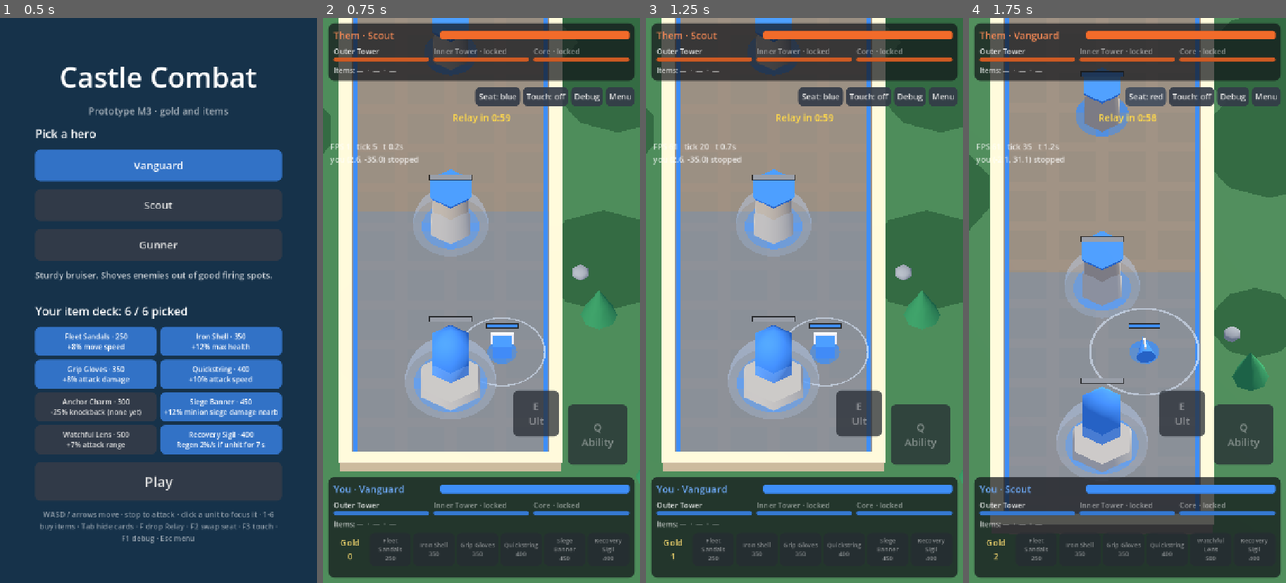
Above: before the commit, frames 1-4 (left to right).
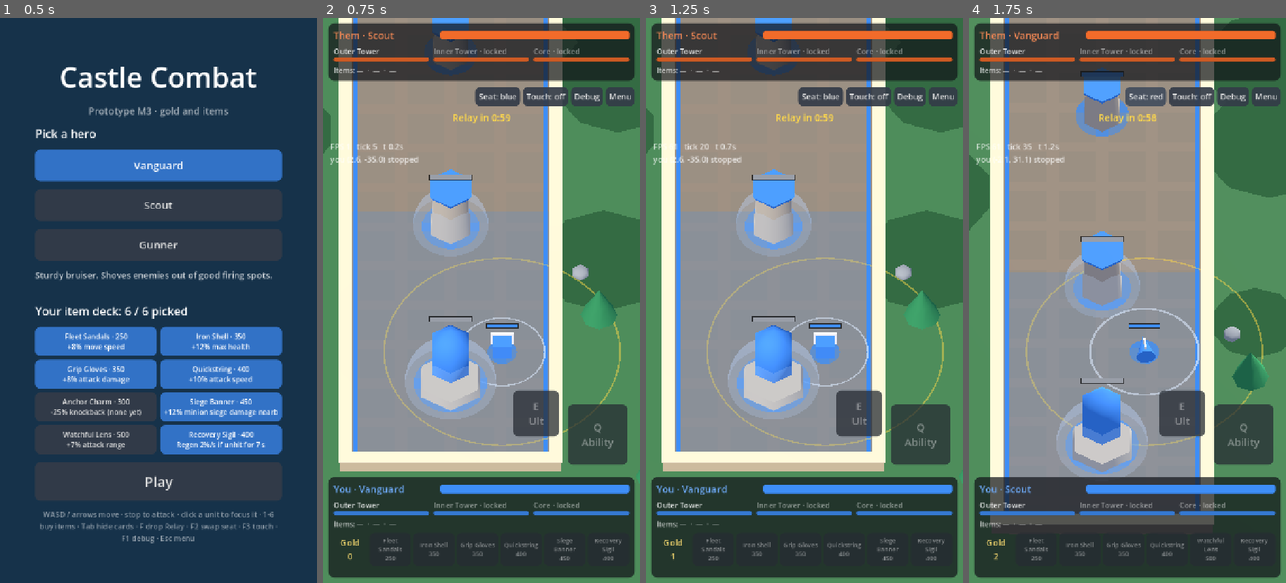
Above: after the commit, the same moments.

Repository: slimefromdq/castle-combat
Game: Godot game, scene res://scenes/main.tscn
Same seed, same stepped clock (60 frames per second), same inputs: the game is played once before the commit and once after it.
Inputs:
- Up to frame 1 (0.5 s): no input
- Up to frame 2 (0.75 s): click "Play" at 0.5 s
- Up to frame 3 (1.25 s): no input
- Up to frame 4 (1.75 s): click "Seat: blue" at 1.25 s

Frame 1 is identical in both runs. In frame 2, 0.5% of the frame differs, in the area x 19-94%, y 42-76%; in frame 3, 0.5%; in frame 4, 0.4%.

Commit message:
Minion gold for being nearby, not only last hits
Enemy minions dying within 6 m of your hero pay you their bounty whoever
killed them; a killing blow from farther away still pays. Faint gold circle
around your hero and +gold popups.

Co-Authored-By: Claude Opus 5.5 (1M context) <noreply@anthropic.com>
Claude-Session: https://claude.ai/code/session_016U3NDMcME21c1fhW6ggp5q

Diff:
--- a/data/match_config.tres
+++ b/data/match_config.tres
@@ -38,5 +38,6 @@
 passive_gold_per_second = 2.0
 starting_gold = 0.0
 hero_ko_gold = 50.0
+minion_gold_radius = 6.0
 deck_size = 6
 max_items = 3
--- a/src/data/match_config.gd
+++ b/src/data/match_config.gd
@@ -68,6 +68,9 @@
 @export var starting_gold := 0.0
 ## Paid to the opposing hero whenever a hero is knocked out, whoever landed the blow.
 @export var hero_ko_gold := 50.0
+## A dying enemy minion pays its bounty to your hero if you are this close to it (metres),
+## whoever killed it. Landing the killing blow from farther away still pays.
+@export var minion_gold_radius := 6.0
 ## Items in a pre-match deck, and how many of them a hero may own at once.
 @export var deck_size := 6
 @export var max_items := 3
--- a/src/sim/economy.gd
+++ b/src/sim/economy.gd
@@ -48,11 +48,18 @@
 	return true
 
 
-## Kill rewards: minion bounty to an enemy hero landing the last hit; knockout gold to
-## the opposing hero whoever finished the knockout.
+## Kill rewards. A minion's bounty goes to the enemy hero if it is within
+## minion_gold_radius of the minion (whoever killed it) or landed the killing blow.
+## Knockout gold goes to the opposing hero whoever finished the knockout.
 static func on_kill(sim: MatchSim, target: SimEntity, source: SimEntity) -> void:
-	if target is MinionState and source is HeroState and source.team != target.team:
-		_award(sim, source, target.data.gold_bounty, &"last_hit")
+	if target is MinionState:
+		var hero := sim.heroes[1 - target.team]
+		if not hero.alive:
+			return
+		if source == hero:
+			_award(sim, hero, target.data.gold_bounty, &"last_hit")
+		elif hero.pos.distance_to(target.pos) <= sim.config.minion_gold_radius:
+			_award(sim, hero, target.data.gold_bounty, &"nearby")
 	elif target is HeroState:
 		_award(sim, sim.heroes[1 - target.team], sim.config.hero_ko_gold, &"knockout")
 
--- a/src/view/combat_fx.gd
+++ b/src/view/combat_fx.gd
@@ -9,6 +9,7 @@
 var view: MatchView
 var _tracers: Array = []
 var _puffs: Array = []
+var _texts: Array = []
 var _tracer_mesh := SphereMesh.new()
 var _puff_mesh := SphereMesh.new()
 
@@ -25,6 +26,9 @@
 
 
 func on_sim_event(type: StringName, data: Dictionary) -> void:
+	if type == &"gold_awarded" and data.team == view.local_seat:
+		_spawn_gold_text(data.amount)
+		return
 	if type != &"attack_fired":
 		return
 	var attacker: SimEntity = view.sim.get_entity(data.attacker)
@@ -52,6 +56,15 @@
 			tr.node.queue_free()
 			_tracers.remove_at(i)
 			_spawn_puff(target_pos, tr.big)
+	for i in range(_texts.size() - 1, -1, -1):
+		var g: Dictionary = _texts[i]
+		g.t += delta
+		if g.t >= 0.9:
+			g.node.queue_free()
+			_texts.remove_at(i)
+			continue
+		g.node.position = (g.from as Vector3) + Vector3(0, g.t * 1.4, 0)
+		g.node.modulate.a = 1.0 - g.t / 0.9
 	for i in range(_puffs.size() - 1, -1, -1):
 		var p: Dictionary = _puffs[i]
 		p.t += delta
@@ -65,6 +78,15 @@
 		mat.albedo_color.a = 0.9 * (1.0 - k)
 
 
+## "+20" in gold, rising from your hero.
+func _spawn_gold_text(amount: float) -> void:
+	var l := UnitFactory.label(self, "+%d" % int(amount), 0.0, 44)
+	l.modulate = Color("f5d76e")
+	var start := view.unit_position(view.sim.heroes[view.local_seat].id) + Vector3(0.4, 2.3, 0)
+	l.position = start
+	_texts.append({"node": l, "t": 0.0, "from": start})
+
+
 ## The unmistakable "it hit" flash: a quick white burst on the target.
 func _spawn_puff(at: Vector3, big: bool) -> void:
 	var puff := UnitFactory.part(self, _puff_mesh, Color(1, 1, 1, 0.9), at, Vector3.ZERO, true)
--- a/src/view/match_view.gd
+++ b/src/view/match_view.gd
@@ -14,6 +14,8 @@
 var _relay_view: RelayView
 ## Local-hero helpers: attack range ring, windup ring, target bracket, windup lines.
 var _range_ring: MeshInstance3D
+## Faint gold circle: enemy minions dying inside it pay you their gold.
+var _gold_ring: MeshInstance3D
 var _windup_ring: MeshInstance3D
 var _bracket: MeshInstance3D
 var _lines: MeshInstance3D
@@ -170,6 +172,12 @@
 	ring.rings = 64
 	ring.ring_segments = 4
 	_range_ring = UnitFactory.part(self, ring, Color(1, 1, 1, 0.35), Vector3.ZERO, Vector3.ZERO, true)
+	var gold := TorusMesh.new()
+	gold.inner_radius = 0.985
+	gold.outer_radius = 1.0
+	gold.rings = 96
+	gold.ring_segments = 4
+	_gold_ring = UnitFactory.part(self, gold, Color(Palette.RELAY, 0.28), Vector3.ZERO, Vector3.ZERO, true)
 	var wind := TorusMesh.new()
 	wind.inner_radius = 0.82
 	wind.outer_radius = 1.0
@@ -196,6 +204,10 @@
 	_range_ring.visible = me.alive and not me.moving
 	_range_ring.position = my_pos + Vector3(0, 0.04, 0)
 	_range_ring.scale = Vector3(me.attack_range + 0.4, 0.02, me.attack_range + 0.4)
+	_gold_ring.visible = me.alive
+	_gold_ring.position = my_pos + Vector3(0, 0.03, 0)
+	var gr := sim.config.minion_gold_radius
+	_gold_ring.scale = Vector3(gr, 0.02, gr)
 	# Windup: a ring that closes in on the hero as the attack charges.
 	_windup_ring.visible = me.alive and me.is_winding_up()
 	var k := me.windup_progress()
--- a/tests/test_economy.gd
+++ b/tests/test_economy.gd
@@ -113,21 +113,37 @@
 	check(blue.items.is_empty(), "only slots 0-5 of your own deck")
 
 
-func test_last_hits_pay_only_the_killer() -> void:
+func test_minion_gold_for_being_nearby() -> void:
 	var sim := _sim()
 	var blue := sim.heroes[0]
 	var red := sim.heroes[1]
-	var m := sim.spawn_minion(melee(), MatchSim.RED, Vector2(0, -19))
-	var before_blue := blue.gold
+	var radius := MatchController.CONFIG.minion_gold_radius
+	var tower := sim.structures_of(MatchSim.BLUE)[0]
+	var near := sim.spawn_minion(melee(), MatchSim.RED, blue.pos + Vector2(radius - 0.5, 0))
 	var before_red := red.gold
-	sim.apply_damage(m, m.max_hp, blue)
-	check_near(blue.gold - before_blue, melee().gold_bounty, 0.01, "last hit pays the bounty")
-	check_near(red.gold, before_red, 0.01, "the other hero gets nothing")
-	var other := sim.spawn_minion(melee(), MatchSim.RED, Vector2(0, -19))
-	var tower := sim.structures_of(MatchSim.BLUE)[0]
+	sim.apply_damage(near, near.max_hp, tower)
+	check_near(blue.gold, melee().gold_bounty, 0.01, "an enemy minion dying within the radius pays, whoever killed it")
+	check_near(red.gold, before_red, 0.01, "its own side gets nothing")
+	var far := sim.spawn_minion(melee(), MatchSim.RED, blue.pos + Vector2(0, radius + 1.0))
 	var before := blue.gold
-	sim.apply_damage(other, other.max_hp, tower)
-	check_near(blue.gold, before, 0.01, "no gold for kills you didn't land")
+	sim.apply_damage(far, far.max_hp, tower)
+	check_near(blue.gold, before, 0.01, "nothing from outside the radius")
+	var sniped := sim.spawn_minion(melee(), MatchSim.RED, blue.pos + Vector2(0, radius + 1.0))
+	sim.apply_damage(sniped, sniped.max_hp, blue)
+	check_near(blue.gold, before + melee().gold_bounty, 0.01, "a killing blow from farther away still pays")
+	var own := sim.spawn_minion(melee(), MatchSim.BLUE, blue.pos + Vector2(1, 0))
+	before = blue.gold
+	sim.apply_damage(own, own.max_hp, red)
+	check_near(blue.gold, before, 0.01, "your own minions pay you nothing")
+
+
+func test_knocked_out_heroes_collect_nothing() -> void:
+	var sim := _sim()
+	var blue := sim.heroes[0]
+	var m := sim.spawn_minion(melee(), MatchSim.RED, blue.pos + Vector2(1, 0))
+	blue.alive = false
+	sim.apply_damage(m, m.max_hp, sim.structures_of(MatchSim.BLUE)[0])
+	check_near(blue.gold, 0.0, 0.01, "dead heroes don't collect")
 
 
 func test_knockout_pays_the_other_hero() -> void:
Not shown, changed: DEV_NOTES.md
Not shown, changed: README.md
